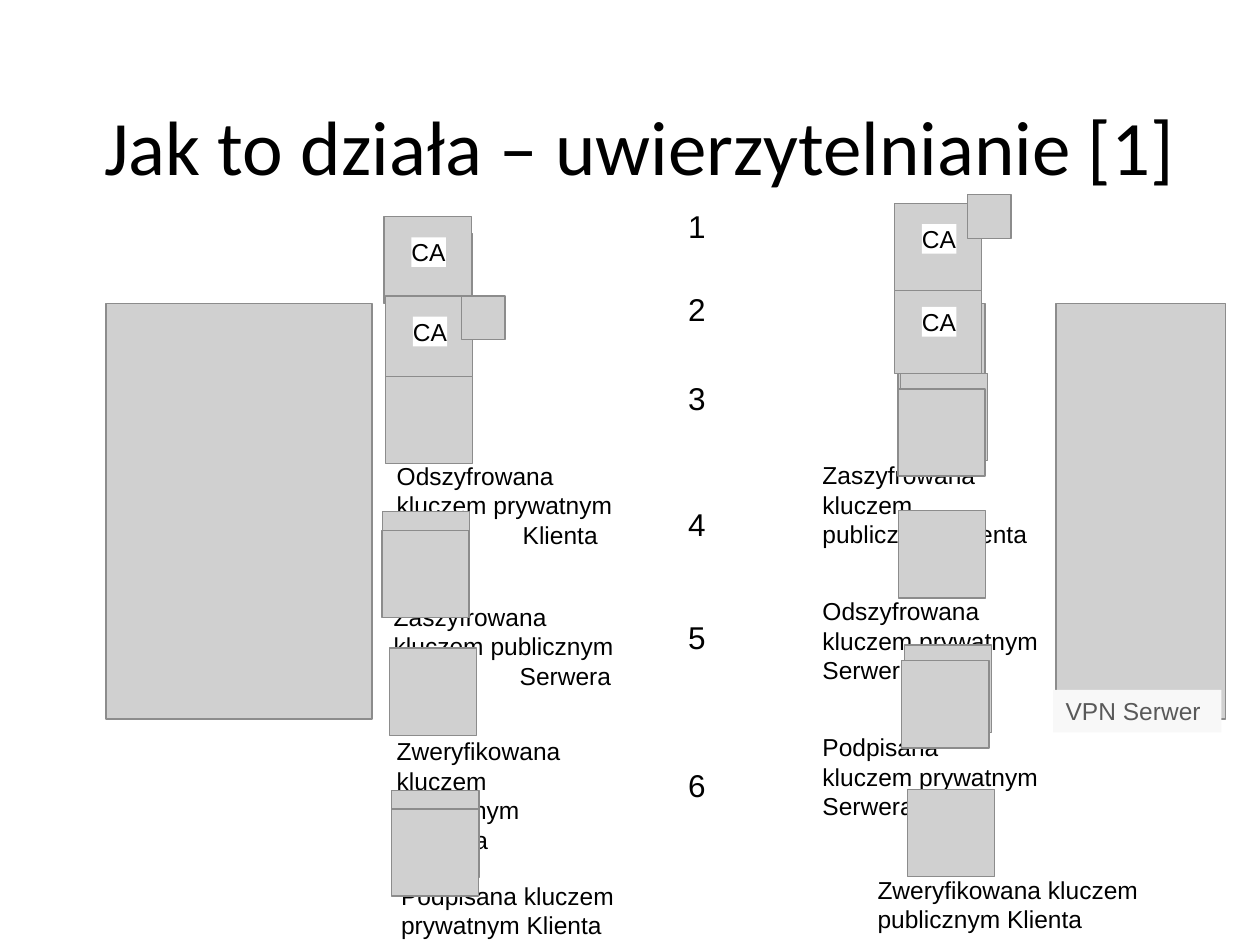
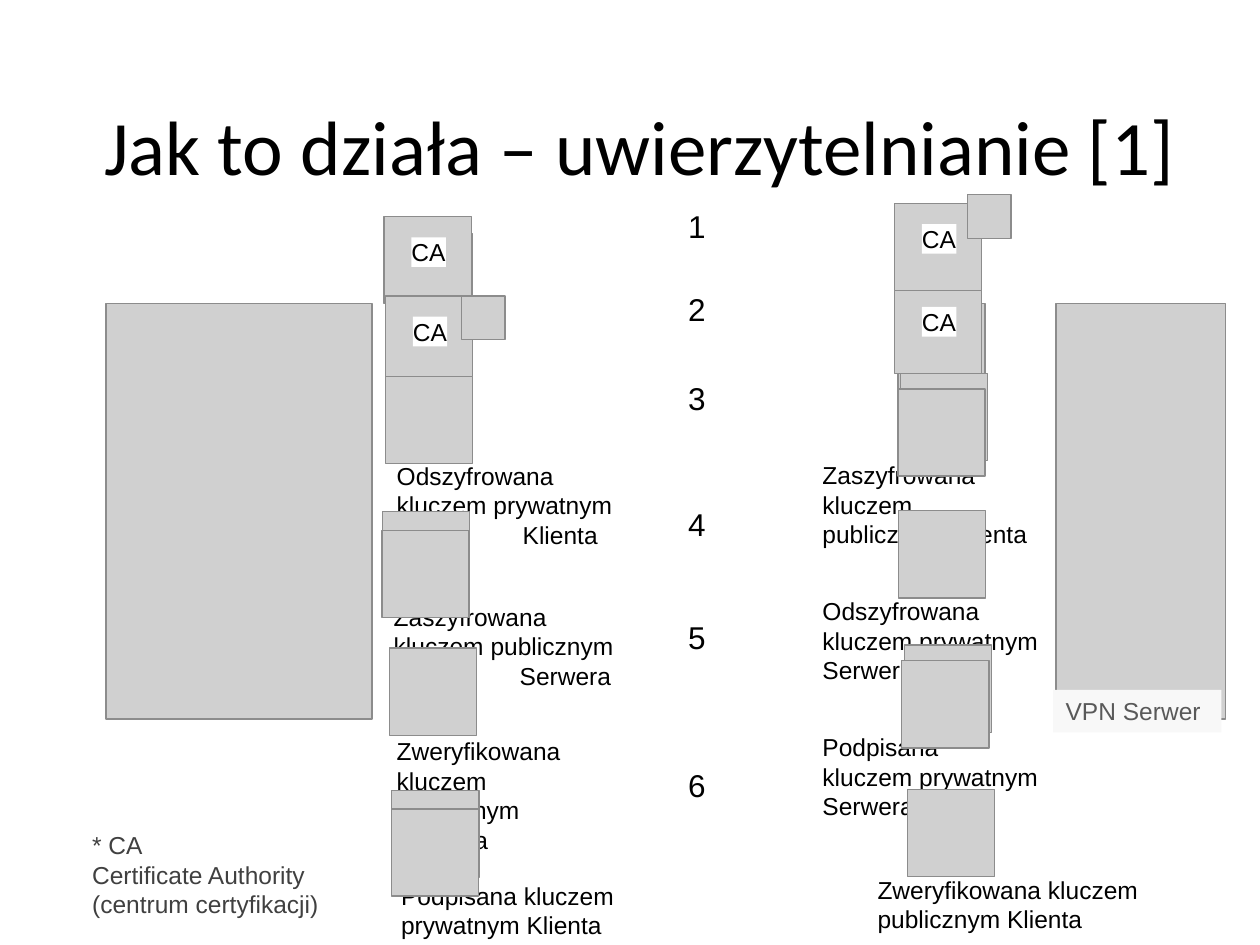
Before and after one commit to pwr227078/Reports, a slide deck: slide 4 of VPN/VPN.pptx. Drawn at 1260x945 pixels with LibreOffice and Linux fonts; fonts in the diff are those of the drawing; grey boxes stand for pictures; background and template pictures are left out. Boxes give left, top, right and bottom in pixels: in the first picture for what was removed or moved away, otherwise in the second. Text is boxed around its words. In the diff, an @@ line names an element or a change of style, - is before the commit and + after.

```diff
--- a/VPN/VPN.pptx
+++ b/VPN/VPN.pptx
@@ text added at (92, 837, 319, 918), 14 pt, text #404040 @@
+* CA
+Certificate Authority (centrum certyfikacji)
```
Also in this commit, not shown: 1 other file.
